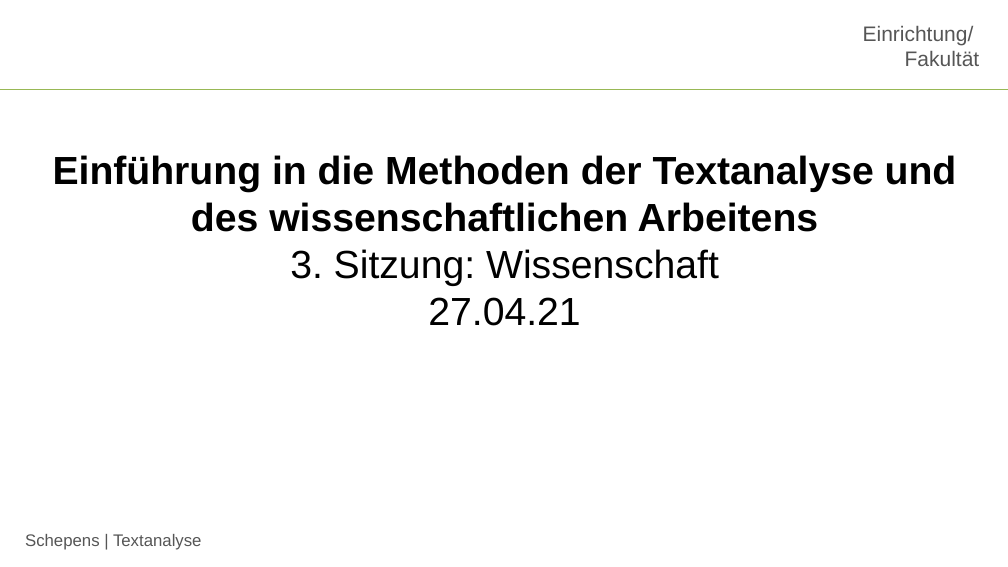
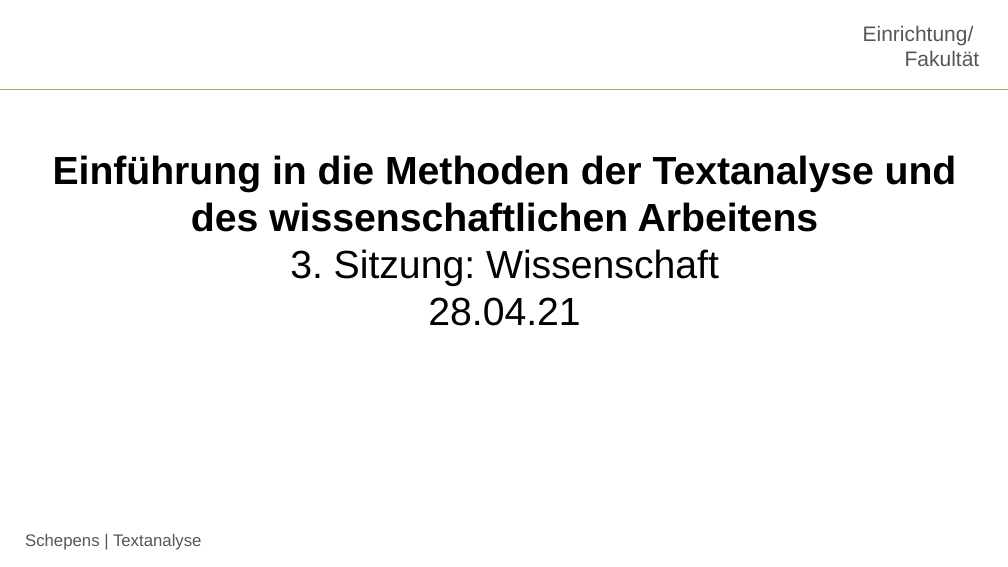
Before and after one commit to jobschepens/Textanalyse, a slide deck: slide 1 of folien/week3.pptx. Drawn at 1008x567 pixels with LibreOffice and Linux fonts; fonts in the diff are those of the drawing; background and template pictures are left out. Boxes give left, top, right and bottom in pixels: in the first picture for what was removed or moved away, otherwise in the second. Text is boxed around its words. In the diff, an @@ line names an element or a change of style, - is before the commit and + after.

```diff
--- a/folien/week3.pptx
+++ b/folien/week3.pptx
@@ text at (428,297,580,326): text changed @@
-27.04.21
+28.04.21
```
Also in this commit, not shown: 8 other slides changed.
